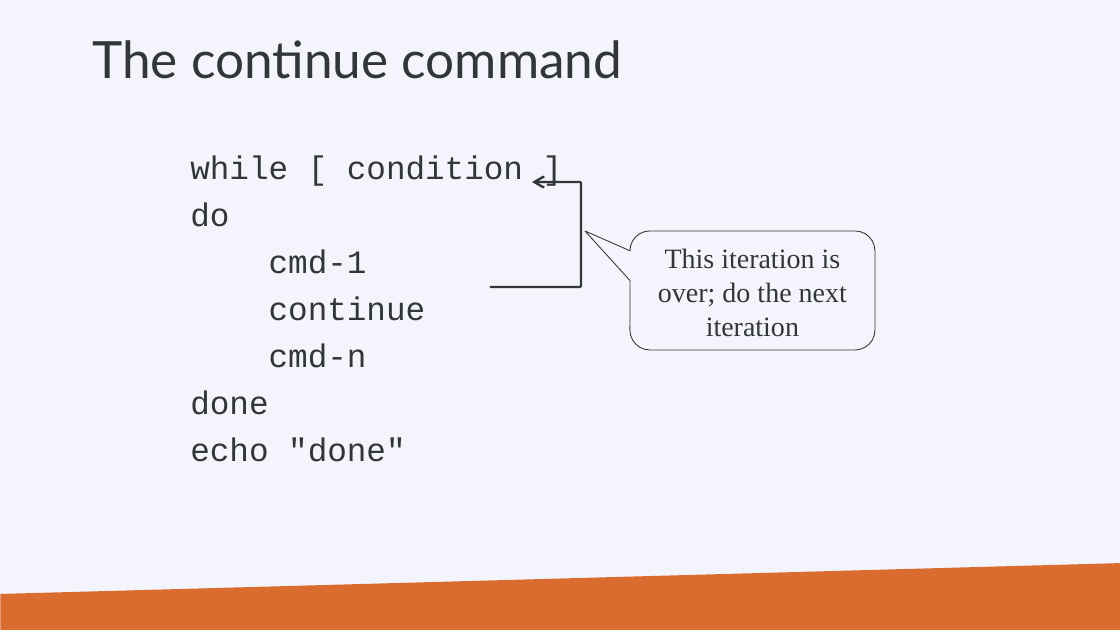
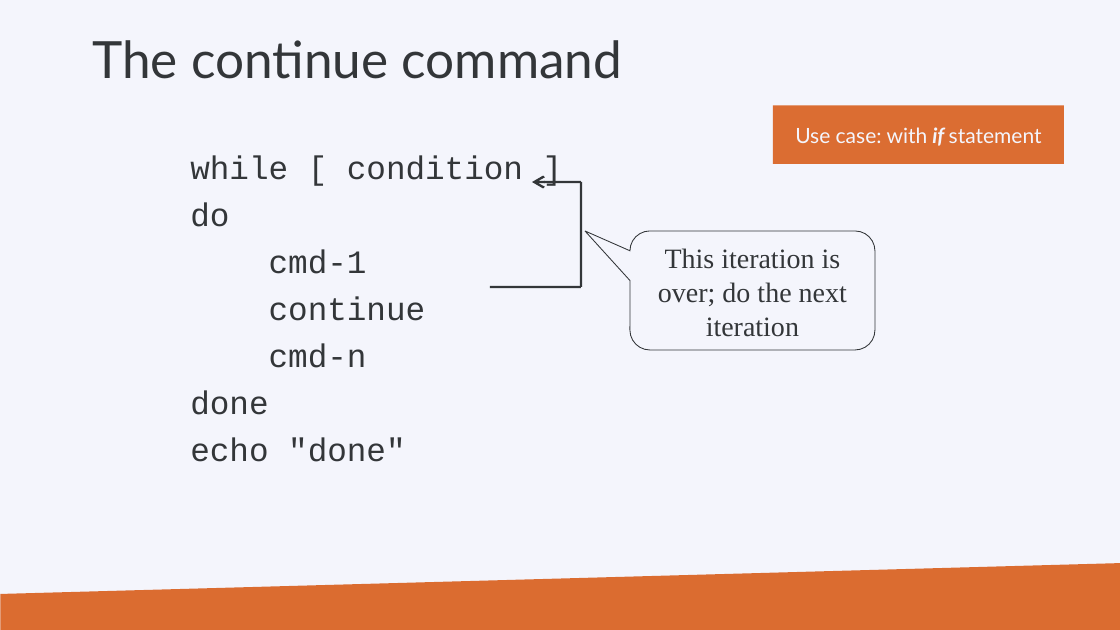
Before and after one commit to hpcleuven/Linux-scripting, a slide deck: slide 129 of Linux-scripting.pptx. Drawn at 1120x630 pixels with LibreOffice and Linux fonts; fonts in the diff are those of the drawing; background and template pictures are left out. Boxes give left, top, right and bottom in pixels: in the first picture for what was removed or moved away, otherwise in the second. Text is boxed around its words. In the diff, an @@ line names an element or a change of style, - is before the commit and + after.

```diff
--- a/Linux-scripting.pptx
+++ b/Linux-scripting.pptx
@@ rectangle added at (773, 105, 1064, 164), fill #DB6D32, 18 pt, text #F4F5FC @@
+Use case: with if statement
```
Also in this commit, not shown: 18 other slides changed, 1 other file.
